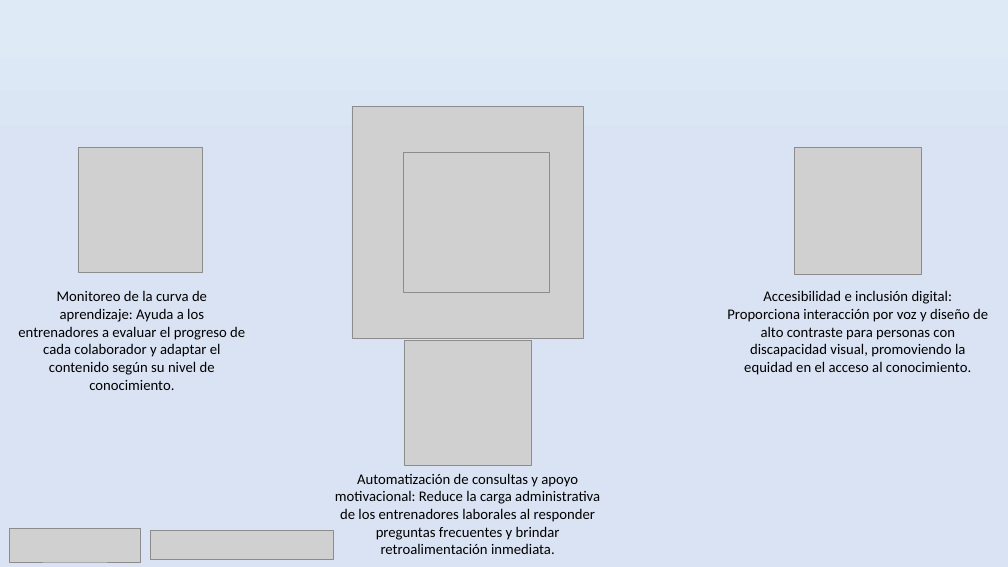
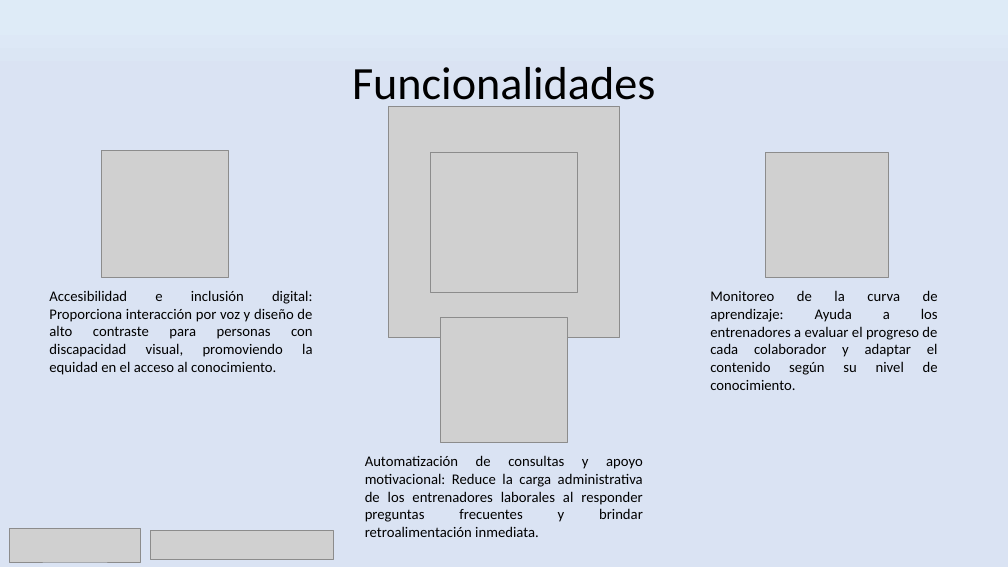
Before and after one commit to dsantafe/AIJobCoaches, a slide deck: slide 5 of docs/Slide.pptx. Drawn at 1008x567 pixels with LibreOffice and Linux fonts; fonts in the diff are those of the drawing; grey boxes stand for pictures. Boxes give left, top, right and bottom in pixels: in the first picture for what was removed or moved away, otherwise in the second. Text is boxed around its words. In the diff, an @@ line names an element or a change of style, - is before the commit and + after.

```diff
--- a/docs/Slide.pptx
+++ b/docs/Slide.pptx
@@ title added at box(352, 67, 655, 111), 44 pt, text #000000 @@
+Funcionalidades
@@ picture: place and size @@
-picture at box(352, 107, 585, 339)
+picture at box(388, 106, 620, 338)
@@ picture: place and size @@
-picture at box(795, 147, 922, 274)
+picture at box(101, 150, 228, 278)
@@ picture: place and size @@
-picture at box(403, 152, 550, 293)
+picture at box(431, 152, 578, 293)
@@ picture: place and size @@
-picture at box(79, 147, 202, 272)
+picture at box(765, 153, 889, 278)
@@ alignment centre to justified in 3 elements at box(365, 455, 643, 537), box(710, 290, 938, 390), box(49, 290, 313, 375) @@
@@ text "Accesibilidad e inclusión digital: Proporciona ...": place and size @@
-text "Accesibilidad e inclusión digital: Proporciona ..." at box(727, 290, 988, 375)
+text "Accesibilidad e inclusión digital: Proporciona ..." at box(49, 290, 313, 375)
@@ text "Monitoreo de la curva de ...": place and size @@
-text "Monitoreo de la curva de ..." at box(18, 290, 245, 390)
+text "Monitoreo de la curva de ..." at box(710, 290, 938, 390)
@@ picture: place and size @@
-picture at box(405, 341, 532, 466)
+picture at box(441, 318, 568, 442)
@@ text "Automatización de consultas y apoyo ...": place and size @@
-text "Automatización de consultas y apoyo ..." at box(335, 473, 600, 554)
+text "Automatización de consultas y apoyo ..." at box(365, 455, 643, 537)
```
Also in this commit, not shown: 14 other slides changed, 37 other files.
